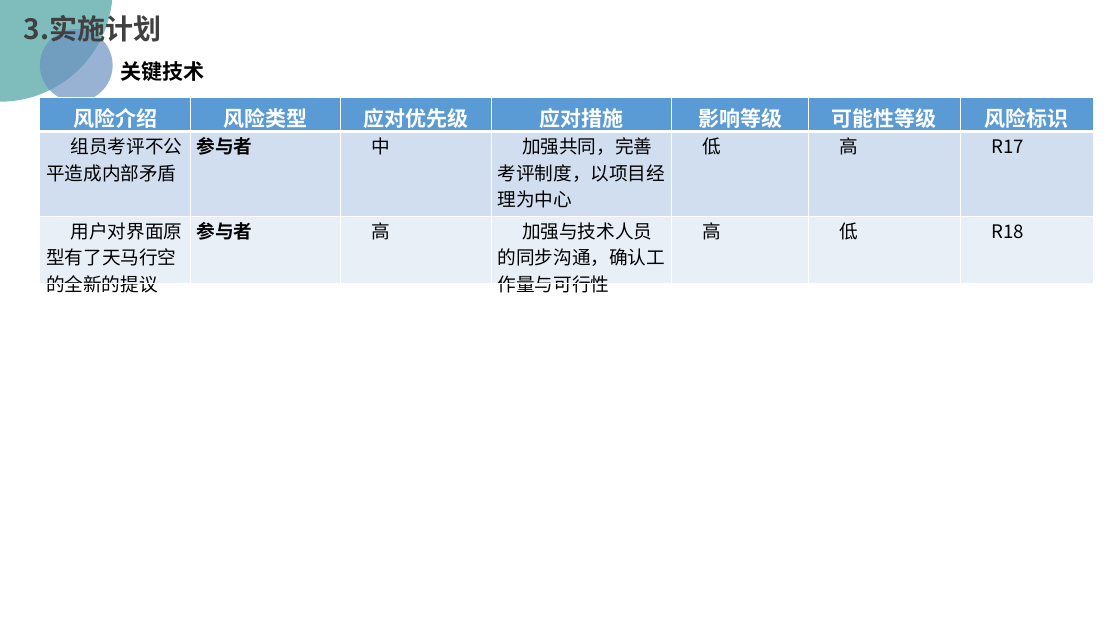
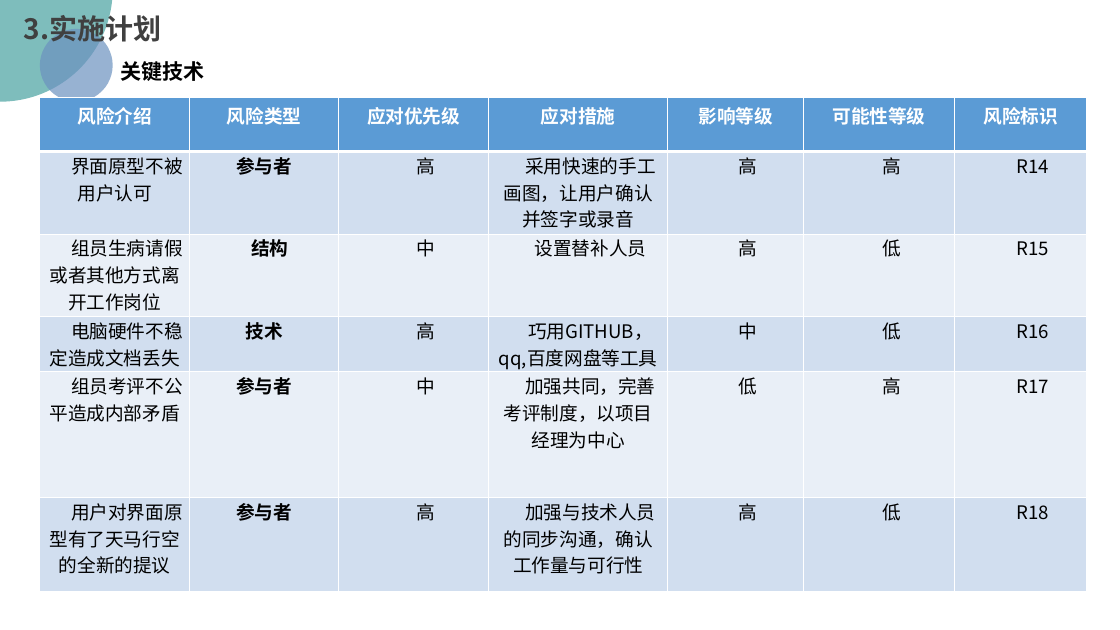
Before and after one commit to PRD2018/PRD2018-G15, a slide deck: slide 30 of 受控文档/01-需求工程项目计划/[PRD-15]需求工程项目计划.pptx (slide 31 before the commit). Drawn at 1120x630 pixels with LibreOffice and Linux fonts; fonts in the diff are those of the drawing; background and template pictures are left out. Boxes give left, top, right and bottom in pixels: in the first picture for what was removed or moved away, otherwise in the second. Text is boxed around its words. In the diff, an @@ line names an element or a change of style, - is before the commit and + after.

```diff
--- a/受控文档/01-需求工程项目计划/[PRD-15]需求工程项目计划.pptx
+++ b/受控文档/01-需求工程项目计划/[PRD-15]需求工程项目计划.pptx
@@ table at [39, 97, 1086, 592] @@
+row 2: 界面原型不被用户认可 | 参与者 | 高 | 采用快速的手工画图，让用户确认并签字或录音 | 高 | 高 | R14
+row 3: 组员生病请假或者其他方式离开工作岗位 | 结构 | 中 | 设置替补人员 | 高 | 低 | R15
+row 4: 电脑硬件不稳定造成文档丢失 | 技术 | 高 | 巧用GITHUB，qq,百度网盘等工具 | 中 | 低 | R16
@@ table: place and size @@
-table at [39, 97, 1092, 297]
+table at [39, 97, 1086, 592]
```
Also in this commit, not shown: 40 other slides changed, 5 slides added, 4 slides removed.
